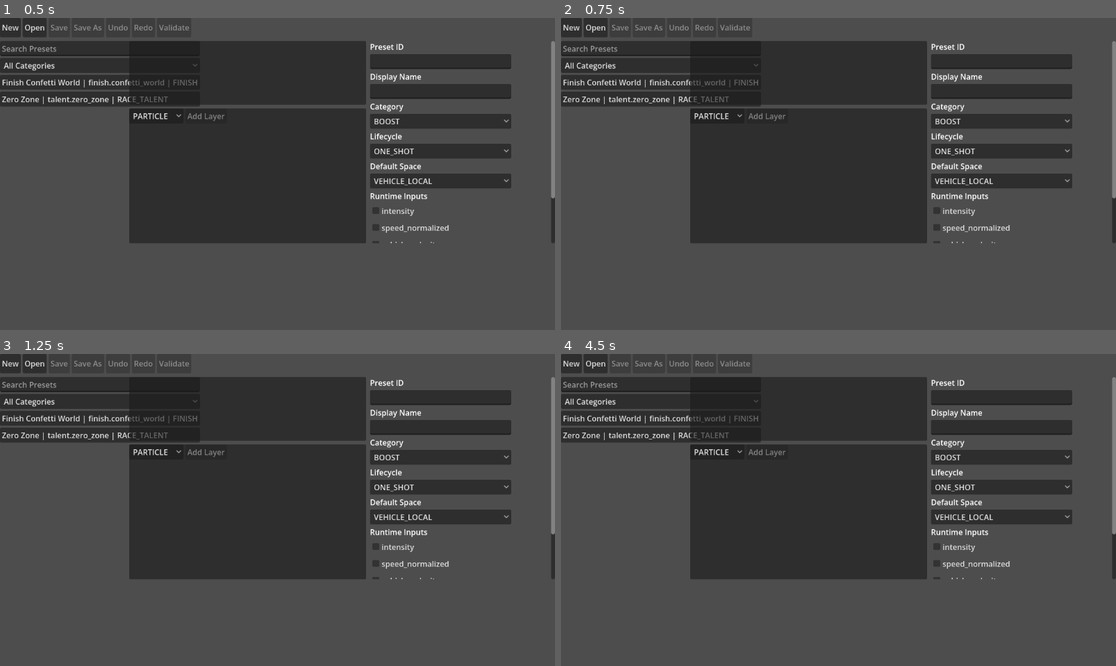
Above: before the commit, frames 1-4 (two rows, left to right).
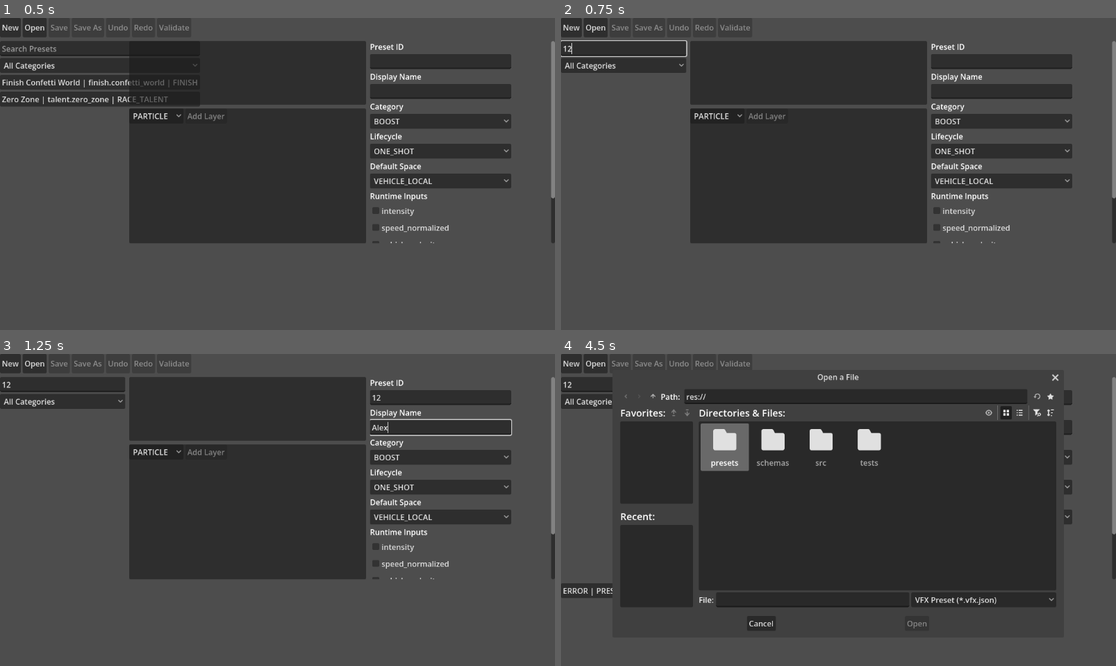
Above: after the commit, the same moments.

Repository: natialwater-lee/DesktopRacingVFXStudio
Game: Godot game, scene res://src/editor/main/vfx_editor_main.tscn
Same seed, same stepped clock (60 frames per second), same inputs: the game is played once before the commit and once after it.
Inputs (mouse positions are in pixels of both pictures, inside the frame that each line leads up to):
- Up to frame 1 (0.5 s): no input
- Up to frame 2 (0.75 s): click (660, 49) at 0.52 s; type "12" at 0.6 s
- Up to frame 3 (1.25 s): click (438, 397) at 0.75 s; type "12" at 0.83 s; click (438, 428) at 0.98 s; type "Alex" at 1.07 s
- Up to frame 4 (4.5 s): click "New" at 1.25 s; click "New" at 2 s; click (871, 572) at 2.75 s, where only the run after the commit has a clickable "OK"; click "Open" at 3.5 s; click (655, 397) at 4.27 s

Frame 1 is identical in both runs. In frame 2, 2.4% of the frame differs, in the area x 0-37%, y 7-29%; in frame 3, 2.6%; in frame 4, 25%, in the area x 0-91%, y 6-89%.

Commit message:
fix: keep diagnostic targets visible

Diff:
--- a/src/editor/inspector/vfx_layer_inspector.gd
+++ b/src/editor/inspector/vfx_layer_inspector.gd
@@ -283,10 +283,24 @@
 	if not control.is_inside_tree():
 		return false
 	if control is SpinBox:
-		(control as SpinBox).get_line_edit().grab_focus()
-		return (control as SpinBox).get_line_edit().has_focus()
+		var line_edit := (control as SpinBox).get_line_edit()
+		line_edit.grab_focus()
+		if line_edit.has_focus():
+			_ensure_visible(line_edit)
+		return line_edit.has_focus()
 	control.grab_focus()
+	if control.has_focus():
+		_ensure_visible(control)
 	return control.has_focus()
+
+
+func _ensure_visible(control: Control) -> void:
+	var ancestor := control.get_parent()
+	while ancestor != null:
+		if ancestor is ScrollContainer:
+			(ancestor as ScrollContainer).ensure_control_visible(control)
+			return
+		ancestor = ancestor.get_parent()
 
 
 func _add_label(text_value: String) -> void:
--- a/src/editor/inspector/vfx_preset_inspector.gd
+++ b/src/editor/inspector/vfx_preset_inspector.gd
@@ -37,9 +37,14 @@
 	if control == null or not control.is_inside_tree():
 		return false
 	if control is SpinBox:
-		(control as SpinBox).get_line_edit().grab_focus()
+		var line_edit := (control as SpinBox).get_line_edit()
+		line_edit.grab_focus()
+		if line_edit.has_focus():
+			_ensure_visible(line_edit)
 	else:
 		control.grab_focus()
+		if control.has_focus():
+			_ensure_visible(control)
 	return control.has_focus() or (control is SpinBox and (control as SpinBox).get_line_edit().has_focus())
 
 
@@ -139,6 +144,15 @@
 	return null
 
 
+func _ensure_visible(control: Control) -> void:
+	var ancestor := control.get_parent()
+	while ancestor != null:
+		if ancestor is ScrollContainer:
+			(ancestor as ScrollContainer).ensure_control_visible(control)
+			return
+		ancestor = ancestor.get_parent()
+
+
 func _select_text(control: OptionButton, value: String) -> void:
 	if control == null:
 		return
--- a/src/editor/main/vfx_editor_main.tscn
+++ b/src/editor/main/vfx_editor_main.tscn
@@ -111,6 +111,7 @@
 offset_left = -384.0
 offset_top = 48.0
 offset_bottom = -180.0
+follow_focus = true
 
 [node name="InspectorContents" type="VBoxContainer" parent="InspectorPanel"]
 layout_mode = 2
@@ -126,6 +127,7 @@
 [node name="DiagnosticsPanel" type="ScrollContainer" parent="."]
 layout_mode = 1
 anchors_preset = 15
+anchor_top = 1.0
 anchor_right = 1.0
 anchor_bottom = 1.0
 grow_horizontal = 2
--- a/tests/editor/test_main_scene_smoke.gd
+++ b/tests/editor/test_main_scene_smoke.gd
@@ -38,7 +38,10 @@
 	tests.expect_true(editor.get_node("InspectorPanel") is ScrollContainer, "Inspector is a scrollable authoring region at normal launch")
 	tests.expect_true(editor.get_node("DiagnosticsPanel") is ScrollContainer, "Diagnostics is a scrollable authoring region at normal launch")
 	tests.expect_true(is_equal_approx((editor.get_node("InspectorPanel") as Control).anchor_right, 1.0) and is_equal_approx((editor.get_node("InspectorPanel") as Control).anchor_bottom, 1.0), "Inspector anchors to the resizable authoring surface")
-	tests.expect_true(is_equal_approx((editor.get_node("DiagnosticsPanel") as Control).anchor_right, 1.0) and is_equal_approx((editor.get_node("DiagnosticsPanel") as Control).anchor_bottom, 1.0), "Diagnostics anchors to the resizable authoring surface")
+	var inspector_panel := editor.get_node("InspectorPanel") as ScrollContainer
+	var diagnostics_region := editor.get_node("DiagnosticsPanel") as Control
+	tests.expect_true(is_equal_approx(diagnostics_region.anchor_top, 1.0) and is_equal_approx(diagnostics_region.anchor_bottom, 1.0) and diagnostics_region.offset_top < 0.0 and is_equal_approx(diagnostics_region.offset_bottom, 0.0), "Diagnostics is bottom-wide rather than a full-rect overlay")
+	tests.expect_true(inspector_panel.follow_focus, "Inspector scroll follows focused authoring controls")
 	tests.expect_true(int(ProjectSettings.get_setting("display/window/size/initial_width", 0)) >= 1024 and int(ProjectSettings.get_setting("display/window/size/initial_height", 0)) >= 720, "project declares a sensible initial editor window size")
 	tests.expect_true(int(ProjectSettings.get_setting("display/window/size/min_width", 0)) >= 1024 and int(ProjectSettings.get_setting("display/window/size/min_height", 0)) >= 720, "project declares a non-clipping minimum editor window size")
 	tests.expect_true(editor.get_node("Toolbar/NewButton").is_connected("pressed", Callable(editor.editor_controller, "_on_new_pressed")), "New button opens the schema-derived new dialog")
@@ -110,9 +113,11 @@
 	var blend_mode := editor.get_node_or_null("InspectorPanel/InspectorContents/LayerInspector/BlendMode") as OptionButton
 	tests.expect_true(editor.get_viewport().gui_get_focus_owner() == blend_mode, "Layer common-field diagnostic activation focuses the matching editable control")
 	diagnostics_panel.set_issues([VfxIssue.new("PRESET_VALIDATION", "minimum", "invalid", "/phases/start/layers/0/parameters/radius")])
+	inspector_panel.scroll_vertical = 0
 	diagnostics_panel.activate_issue(0)
 	var radius := editor.get_node_or_null("InspectorPanel/InspectorContents/LayerInspector/Parameters/radius/Input") as SpinBox
 	tests.expect_true(radius != null and editor.get_viewport().gui_get_focus_owner() == radius.get_line_edit(), "nested Layer parameter diagnostic activation focuses the Schema-owned editable control")
+	tests.expect_true(inspector_panel.scroll_vertical > 0, "nested parameter diagnostic focus scrolls its editable field into the Inspector viewport")
 	var focus_before_unsupported := editor.get_viewport().gui_get_focus_owner()
 	diagnostics_panel.set_issues([VfxIssue.new("PRESET_VALIDATION", "additionalProperties", "unexpected", "/phases/start/layers/0/parameters/not_declared")])
 	diagnostics_panel.activate_issue(0)
